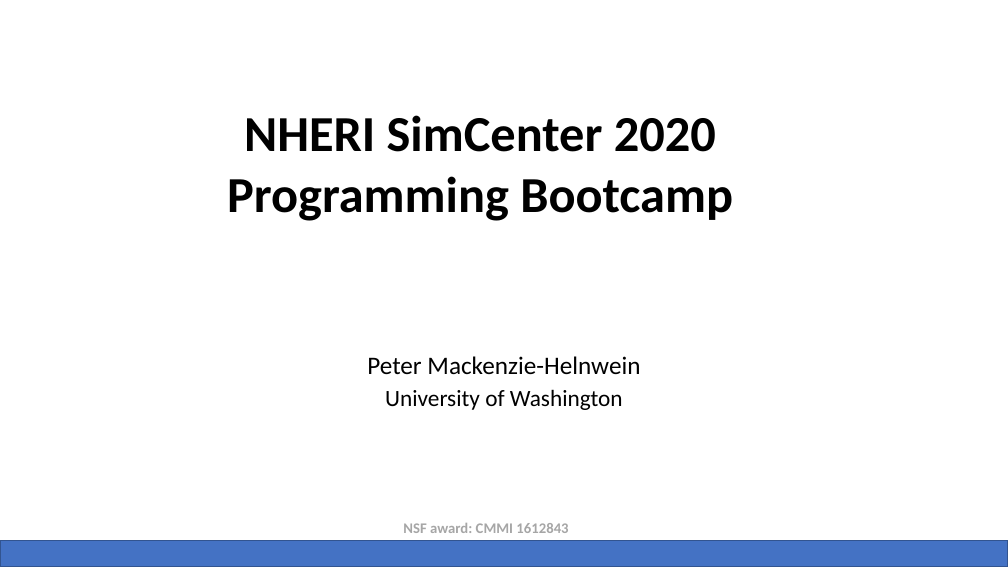
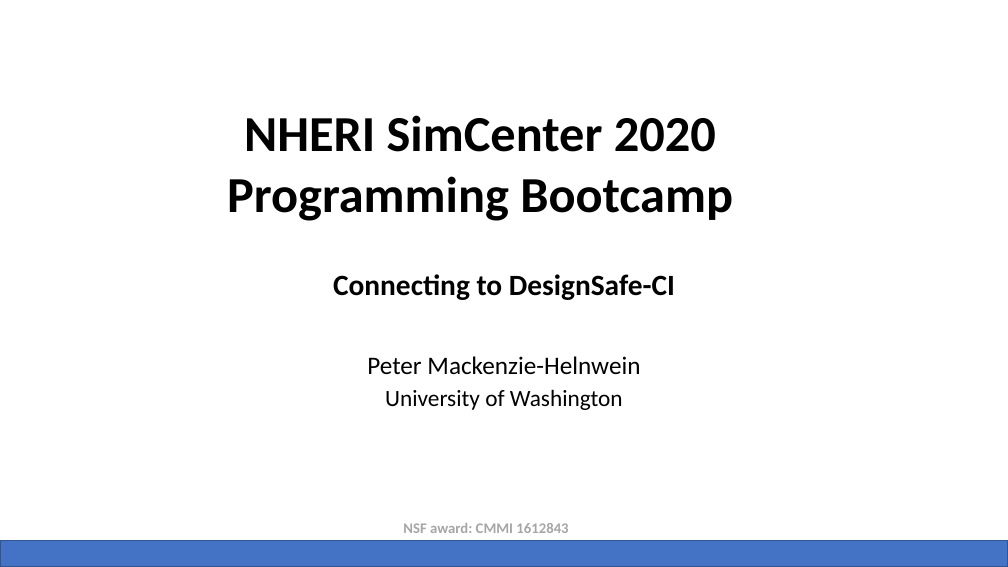
Before and after one commit to NHERI-SimCenter/SimCenterBootcamp2020, a slide deck: slide 30 of presentations/SimCenter Bootcamp Python.pptx (slide 21 before the commit). Drawn at 1008x567 pixels with LibreOffice and Linux fonts; fonts in the diff are those of the drawing; background and template pictures are left out. Boxes give left, top, right and bottom in pixels: in the first picture for what was removed or moved away, otherwise in the second. Text is boxed around its words. In the diff, an @@ line names an element or a change of style, - is before the commit and + after.

```diff
--- a/presentations/SimCenter Bootcamp Python.pptx
+++ b/presentations/SimCenter Bootcamp Python.pptx
@@ subtitle added at (x1=333, y1=274, x2=675, y2=300), 28 pt, text #000000, bold @@
+Connecting to DesignSafe-CI
```
Also in this commit, not shown: 14 other slides changed, 9 slides added, 11 other files.
